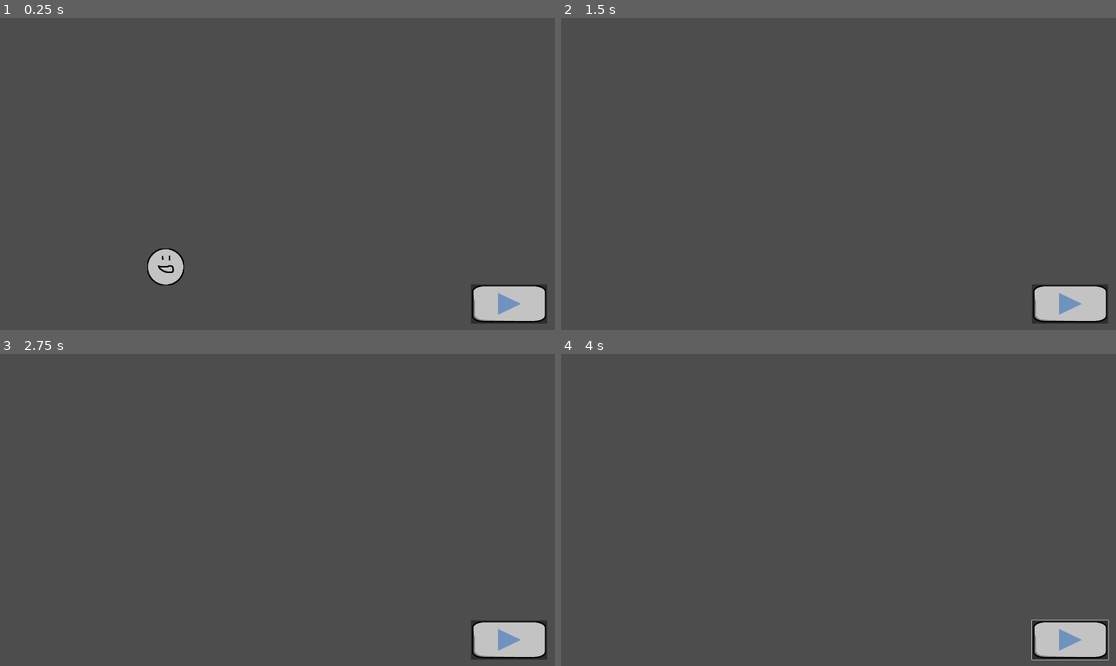
Above: before the commit, frames 1-4 (two rows, left to right).
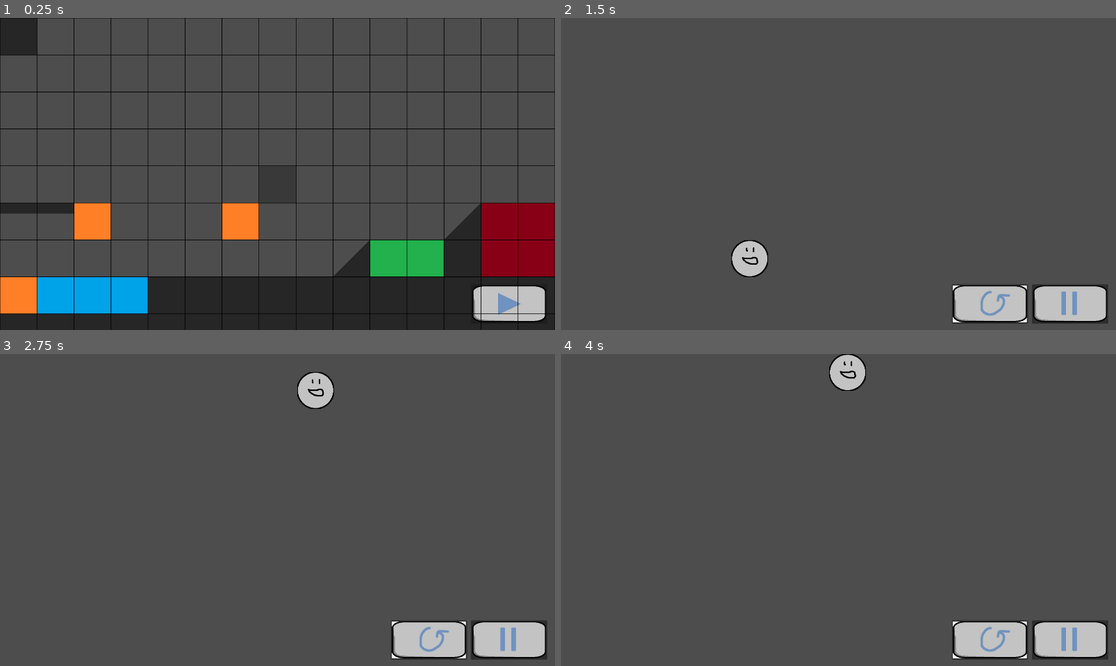
Above: after the commit, the same moments.

Repository: superwhack/levelsmith-platformer
Game: Godot game, scene res://Scenes/MasterManager.tscn
The game is run twice, just before and just after one commit, with the same random seed, the same clock (stepped at 60 frames per second) and the same inputs. Before the commit the project starts from res://Scenes/node_2d.tscn.
Inputs (mouse positions are in pixels of both pictures, inside the frame that each line leads up to):
- Up to frame 1 (0.25 s): no input
- Up to frame 2 (1.5 s): click (1071, 305) at 0.52 s; tap Enter at 1.25 s; move the mouse to (960, 158) at 1.27 s; press the mouse at (960, 158) at 1.28 s; hold Right (right) from 1.28 s (still down)
- Up to frame 3 (2.75 s): keep holding Right (right); tap Space (jump) at 1.52, 2.27 s; move the mouse to (166, 525) at 2.02 s; release the mouse at (166, 525) at 2.03 s; right-click (166, 525) at 2.1 s
- Up to frame 4 (4 s): move the mouse to (894, 441) at 2.77 s; release Right (right) at 2.78 s; press the mouse at (894, 441) at 2.78 s; hold Left (left) 2.78-3.53 s; move the mouse to (810, 572) at 3.52 s; release the mouse at (810, 572) at 3.53 s; hold Right (right) from 3.53 s (still down); right-click (810, 572) at 3.6 s; tap Space (jump) at 3.77 s

The runs differ from the first frame. In frame 1, 28% of the frame differs, in the area x 0-100%, y 0-100%; in frame 2, 2.5%; in frame 3, 2.5%; in frame 4, 2.6%.
Error before the commit: Invalid access to property or key 'position' on a base object of type 'Nil'. (res://Scripts/GameManager.gd:32)

Commit message:
merge conflicts fixed

Diff:
--- a/levelsmith-platformer/Scenes/EditingState.tscn
+++ b/levelsmith-platformer/Scenes/EditingState.tscn
@@ -49,7 +49,6 @@
 modulate = Color(1, 1, 1, 0.5058824)
 tile_set = ExtResource("2_8t3j3")
 collision_enabled = false
-tile_set = SubResource("TileSet_d2bti")
 
 [node name="PlayButton" type="Button" parent="." unique_id=745550610]
 offset_left = 1629.0
--- a/levelsmith-platformer/Scenes/node_2d.tscn
+++ /dev/null
@@ -1,44 +0,0 @@
-[gd_scene format=3 uid="uid://djnl3txilypps"]
-
-[ext_resource type="PackedScene" uid="uid://caq0xpjy4ivf0" path="res://Scenes/EditingState.tscn" id="1_wjtap"]
-[ext_resource type="Script" uid="uid://bl06idiv62yg6" path="res://Scripts/MasterManager.gd" id="2_fg7i4"]
-[ext_resource type="Script" uid="uid://8q4evvrox3yi" path="res://Scripts/GameManager.gd" id="3_gwne5"]
-[ext_resource type="Script" uid="uid://d11oqcc1xaqai" path="res://Scripts/Player.gd" id="4_hpu6p"]
-[ext_resource type="Texture2D" uid="uid://dglp6ibcolk70" path="res://Assets/Sprites/Entities/dude.png" id="5_op2xg"]
-[ext_resource type="Texture2D" uid="uid://4a45jwvowkli" path="res://Assets/Sprites/UI/play.png" id="14_xiv05"]
-[ext_resource type="Script" uid="uid://kl326f6vn6r8" path="res://Scripts/SceneSwap.gd" id="15_uybdb"]
-
-[sub_resource type="CircleShape2D" id="CircleShape2D_x0ka3"]
-
-[node name="Node2D" type="Node2D" unique_id=597504480]
-
-[node name="EditorManager" parent="." unique_id=2045534837 instance=ExtResource("1_wjtap")]
-
-[node name="MasterManager" type="Node2D" parent="." unique_id=45588138]
-script = ExtResource("2_fg7i4")
-
-[node name="GameManager" type="Node2D" parent="." unique_id=28328866]
-process_mode = 3
-script = ExtResource("3_gwne5")
-
-[node name="CharacterBody2D" type="CharacterBody2D" parent="." unique_id=1377222558]
-position = Vector2(573, 833)
-script = ExtResource("4_hpu6p")
-
-[node name="CollisionShape2D" type="CollisionShape2D" parent="CharacterBody2D" unique_id=45307006]
-scale = Vector2(6.3, 6.3)
-shape = SubResource("CircleShape2D_x0ka3")
-
-[node name="Sprite2D" type="Sprite2D" parent="CharacterBody2D" unique_id=1199490622]
-texture = ExtResource("5_op2xg")
-
-[node name="Button" type="Button" parent="." unique_id=364615641]
-offset_left = 1629.0
-offset_top = 922.0
-offset_right = 1893.0
-offset_bottom = 1058.0
-action_mode = 0
-icon = ExtResource("14_xiv05")
-script = ExtResource("15_uybdb")
-
-[connection signal="pressed" from="PlayButton" to="MasterManager" method="play"]
--- a/levelsmith-platformer/project.godot
+++ b/levelsmith-platformer/project.godot
@@ -11,7 +11,7 @@
 [application]
 
 config/name="levelsmith-platformer"
-run/main_scene="res://Scenes/node_2d.tscn"
+run/main_scene="uid://bm5w14jlbl37k"
 config/features=PackedStringArray("4.6", "Forward Plus")
 config/icon="res://icon.svg"
 
Not shown, changed: levelsmith-platformer/Assets/Sprites/Tiles/death.png.import
